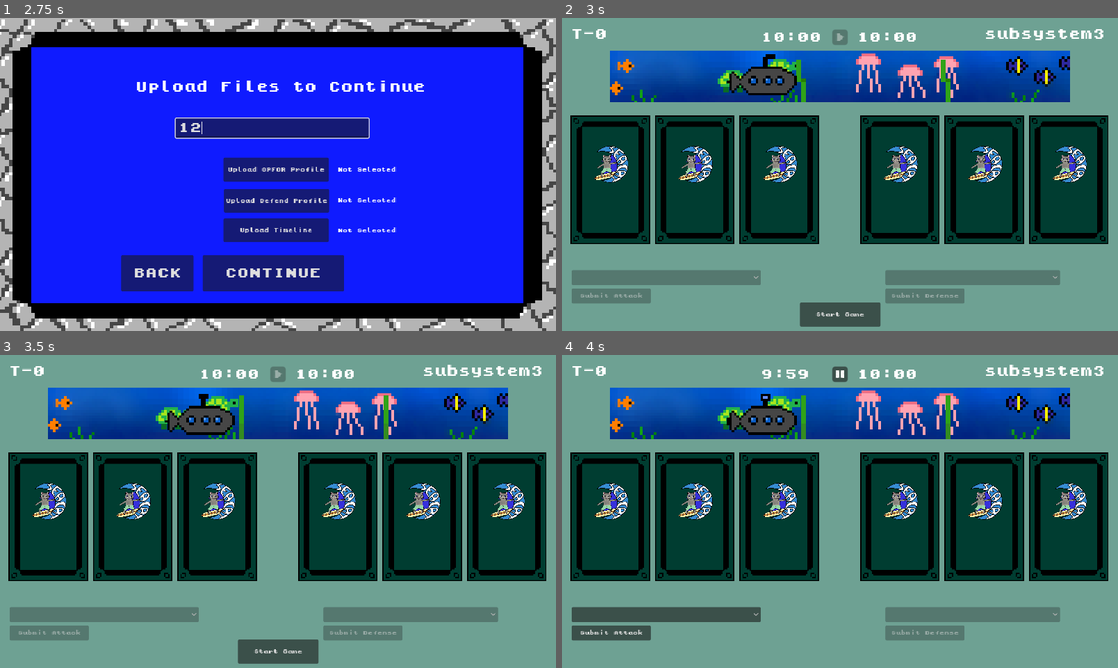
Above: before the commit, frames 1-4 (two rows, left to right).
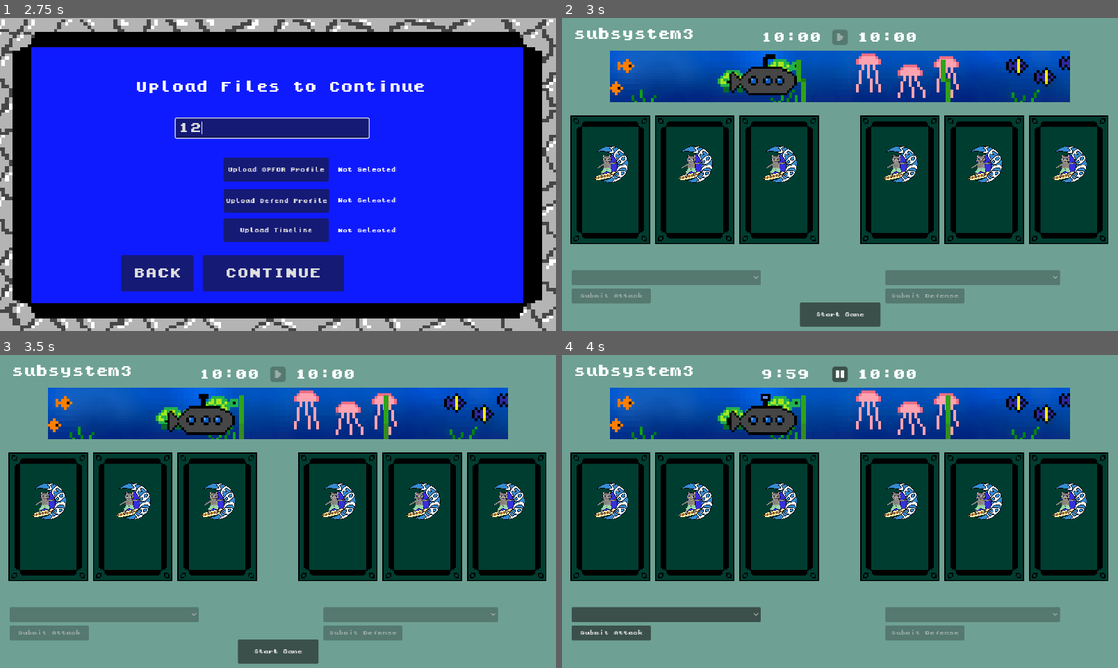
Above: after the commit, the same moments.

Repository: phan-andrew/demo3
Game: Godot game, scene res://game_scenes/start_screen/start_screen.tscn
Two runs of this game, one before a commit and one after it. Both use one fixed random seed, a clock stepped at 60 frames per second and the inputs below.
Inputs (mouse positions are in pixels of both pictures, inside the frame that each line leads up to):
- Up to frame 1 (2.75 s): click "Play" at 0.5 s; click "CONTINUE" at 1.25 s; click (272, 127) at 2.02 s; type "12" at 2.1 s
- Up to frame 2 (3 s): click "CONTINUE" at 2.75 s
- Up to frame 3 (3.5 s): no input
- Up to frame 4 (4 s): click "Start Game" at 3.5 s

Frame 1 is identical in both runs. In frame 2, 0.7% of the frame differs, in the area x 1-98%, y 3-8%; in frame 3, 0.7%; in frame 4, 0.7%.

Commit message:
balloon added

Diff:
--- /dev/null
+++ b/game_scenes/game_screen/checkpoint.gd
@@ -0,0 +1,16 @@
+extends Node2D
+
+
+# Called when the node enters the scene tree for the first time.
+func _ready():
+	pass # Replace with function body.
+
+
+# Called every frame. 'delta' is the elapsed time since the previous frame.
+func _process(delta):
+	if Settings.theme == 0:
+		$weed.show()
+		$loon.hide()
+	if Settings.theme == 1:
+		$weed.hide()
+		$loon.show()
--- a/game_scenes/game_screen/checkpoint.tscn
+++ b/game_scenes/game_screen/checkpoint.tscn
@@ -1,8 +1,10 @@
-[gd_scene load_steps=8 format=3 uid="uid://ckro7775k25rt"]
+[gd_scene load_steps=19 format=3 uid="uid://ckro7775k25rt"]
 
+[ext_resource type="Script" path="res://game_scenes/game_screen/checkpoint.gd" id="1_a0ifi"]
 [ext_resource type="Texture2D" uid="uid://cbxy5iqvcmnil" path="res://images/UI_images/progress_bar/underwater/Left Seaweed.png" id="1_bkggd"]
 [ext_resource type="Texture2D" uid="uid://bp28eq7ykh7bp" path="res://images/UI_images/progress_bar/underwater/Mid Seaweed.png" id="2_b42bn"]
 [ext_resource type="Texture2D" uid="uid://cxtfqcx7g0h0j" path="res://images/UI_images/progress_bar/underwater/Right Seaweed.png" id="3_34dha"]
+[ext_resource type="Texture2D" uid="uid://cigqyagm26e1i" path="res://images/UI_images/progress_bar/air/hotair baloom.png" id="4_xq277"]
 
 [sub_resource type="AtlasTexture" id="AtlasTexture_x4vnv"]
 atlas = ExtResource("1_bkggd")
@@ -36,10 +38,83 @@
 "speed": 5.0
 }]
 
+[sub_resource type="AtlasTexture" id="AtlasTexture_pth3g"]
+atlas = ExtResource("4_xq277")
+region = Rect2(0, 0, 10, 20)
+
+[sub_resource type="AtlasTexture" id="AtlasTexture_aaeq8"]
+atlas = ExtResource("4_xq277")
+region = Rect2(10, 0, 10, 20)
+
+[sub_resource type="AtlasTexture" id="AtlasTexture_wo6n6"]
+atlas = ExtResource("4_xq277")
+region = Rect2(20, 0, 10, 20)
+
+[sub_resource type="AtlasTexture" id="AtlasTexture_qfuna"]
+atlas = ExtResource("4_xq277")
+region = Rect2(30, 0, 10, 20)
+
+[sub_resource type="AtlasTexture" id="AtlasTexture_rxihh"]
+atlas = ExtResource("4_xq277")
+region = Rect2(0, 20, 10, 20)
+
+[sub_resource type="AtlasTexture" id="AtlasTexture_cphdh"]
+atlas = ExtResource("4_xq277")
+region = Rect2(10, 20, 10, 20)
+
+[sub_resource type="AtlasTexture" id="AtlasTexture_ycj0b"]
+atlas = ExtResource("4_xq277")
+region = Rect2(20, 20, 10, 20)
+
+[sub_resource type="AtlasTexture" id="AtlasTexture_rh41s"]
+atlas = ExtResource("4_xq277")
+region = Rect2(30, 20, 10, 20)
+
+[sub_resource type="SpriteFrames" id="SpriteFrames_5uoi7"]
+animations = [{
+"frames": [{
+"duration": 1.0,
+"texture": SubResource("AtlasTexture_pth3g")
+}, {
+"duration": 1.0,
+"texture": SubResource("AtlasTexture_aaeq8")
+}, {
+"duration": 1.0,
+"texture": SubResource("AtlasTexture_wo6n6")
+}, {
+"duration": 1.0,
+"texture": SubResource("AtlasTexture_qfuna")
+}, {
+"duration": 1.0,
+"texture": SubResource("AtlasTexture_rxihh")
+}, {
+"duration": 1.0,
+"texture": SubResource("AtlasTexture_cphdh")
+}, {
+"duration": 1.0,
+"texture": SubResource("AtlasTexture_ycj0b")
+}, {
+"duration": 1.0,
+"texture": SubResource("AtlasTexture_rh41s")
+}],
+"loop": true,
+"name": &"hover",
+"speed": 5.0
+}]
+
 [node name="Node2D" type="Node2D"]
+script = ExtResource("1_a0ifi")
 
-[node name="AnimatedSprite2D" type="AnimatedSprite2D" parent="."]
+[node name="weed" type="AnimatedSprite2D" parent="."]
 position = Vector2(0, 133)
 scale = Vector2(2, 2)
 sprite_frames = SubResource("SpriteFrames_km8h6")
 autoplay = "default"
+
+[node name="loon" type="AnimatedSprite2D" parent="."]
+position = Vector2(1, 121)
+scale = Vector2(5, 5)
+sprite_frames = SubResource("SpriteFrames_5uoi7")
+animation = &"hover"
+autoplay = "hover"
+frame_progress = 0.294785
--- a/game_scenes/game_screen/timeline.tscn
+++ b/game_scenes/game_screen/timeline.tscn
@@ -211,9 +211,9 @@
 frame_progress = 0.402242
 
 [node name="timeline_label" type="Label" parent="."]
-offset_left = 875.0
+offset_left = 24.0
 offset_top = 28.0
-offset_right = 1000.0
+offset_right = 149.0
 offset_bottom = 54.0
 theme = ExtResource("7_unjkg")
 text = "lllll"
@@ -235,11 +235,3 @@
 animation = &"move"
 autoplay = "hover"
 frame_progress = 0.774695
-
-[node name="Label" type="Label" parent="."]
-offset_left = 18.0
-offset_top = 28.0
-offset_right = 93.0
-offset_bottom = 54.0
-theme = ExtResource("7_unjkg")
-text = "T-0"
Not shown, changed: data/info.txt
Not shown: 2 places in game_scenes/game_screen/game_screen.tscn that only renumber resources
Not shown: 1 places in game_scenes/game_screen/timeline.tscn that only renumber resources
